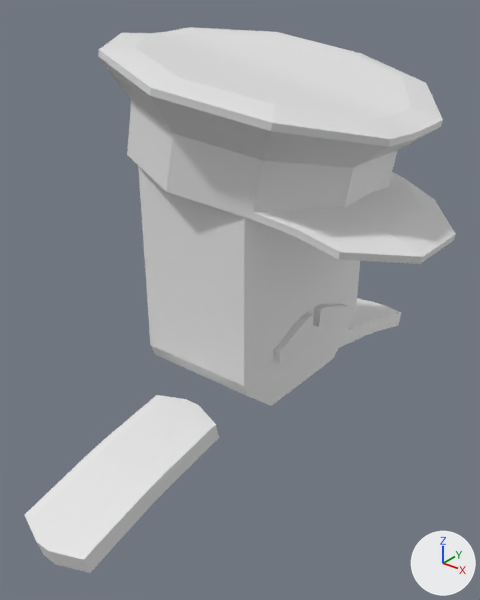
The FBX model Assets/Models/Characters/HeadGenerał.fbx as it was, and as the next commit left it.
Both versions are drawn from a 50 mm camera at (3.04, -4.06, 3.6) aimed at (0.07, -0.35, 1.3). The axes (+X, +Y, +Z) are drawn at lower right. The lights are the same throughout. Where no turn or scale is listed for an object, it has been applied to the vertices.
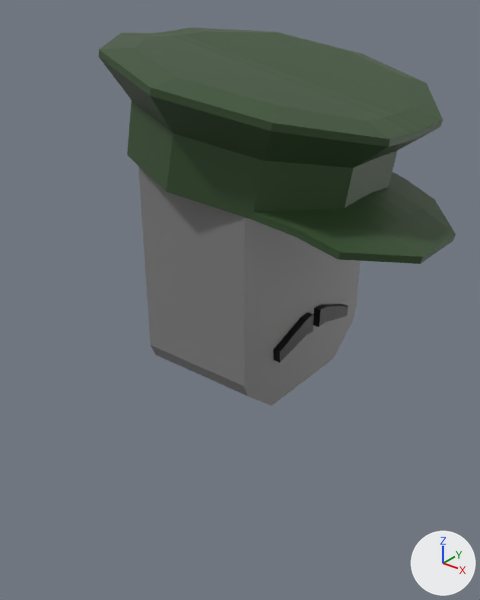
The change, as a list of edits to the scene's bpy script:
```text
Add mat_moustache:
    mat_moustache = principled_material('moustache')
    mat_moustache.base_color = (0.0, 0.0, 0.0)  # black #000000
Add mat_material_001:
    mat_material_001 = principled_material('Material.001')
    mat_material_001.base_color = (0.211, 0.211, 0.211)  # grey #7f7f7f
Add mat_hat:
    mat_hat = principled_material('hat')
    mat_hat.base_color = (0.0364, 0.0794, 0.0278)  # dark green #36502e
Change me_cylinder:
    where me_cylinder.from_pydata(...)  # 108 vertices, 100 faces; spans x -1.39..1.18, y -1.24..1.24, z -0.64..0.64
    add me_cylinder.materials.append(mat_hat)  # dark green #36502e
Change me_cube_003:
    where me_cube_003.from_pydata(...)  # 24 vertices, 20 faces; spans x -0.051..0.051, y -0.507..0.507, z -0.121..0.114
    add me_cube_003.materials.append(mat_moustache)  # black #000000
Change me_cube_007:
    where me_cube_007.from_pydata(...)  # 20 vertices, 18 faces; spans x -0.49..0.49, y -0.82..0.82, z -0.02..1.94
    add me_cube_007.materials.append(mat_material_001)  # grey #7f7f7f
Remove ob_cube_002:
    ob_cube_002 = bpy.data.objects.new('Cube.002', me_cube_002)
    ob_cube_002.location = (0.0, 0.0, 0.0)
```

Location of each change, (x1, y1, x2, y2) in pixels of the pictures (480 x 600 px):
'Cylinder', recoloured (white to green)
    both: (99, 27, 456, 264)
'Cube', recoloured
    both: (138, 166, 360, 406)
'Cube.002', deleted
    before: (25, 298, 401, 573)
'Cube.003', recoloured
    both: (273, 304, 348, 363)
